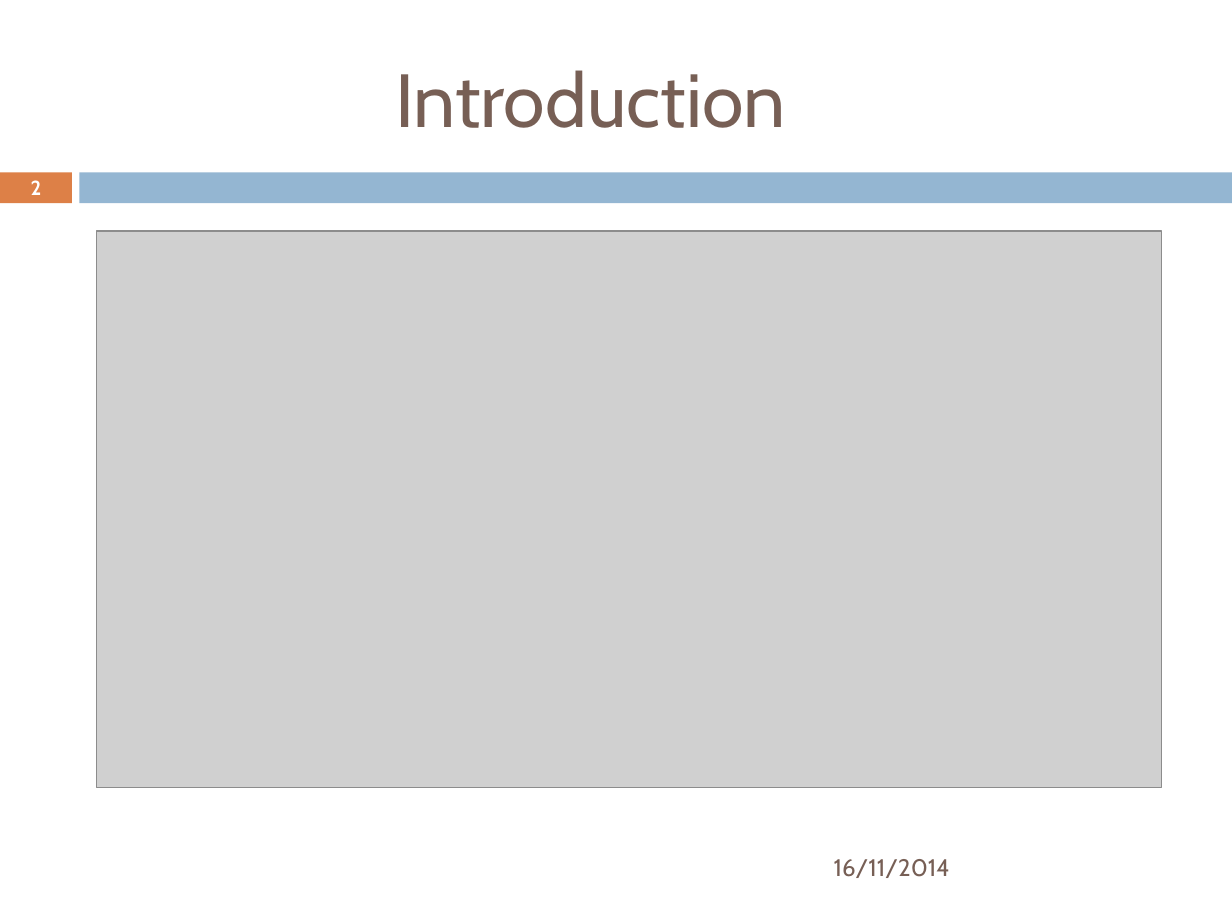
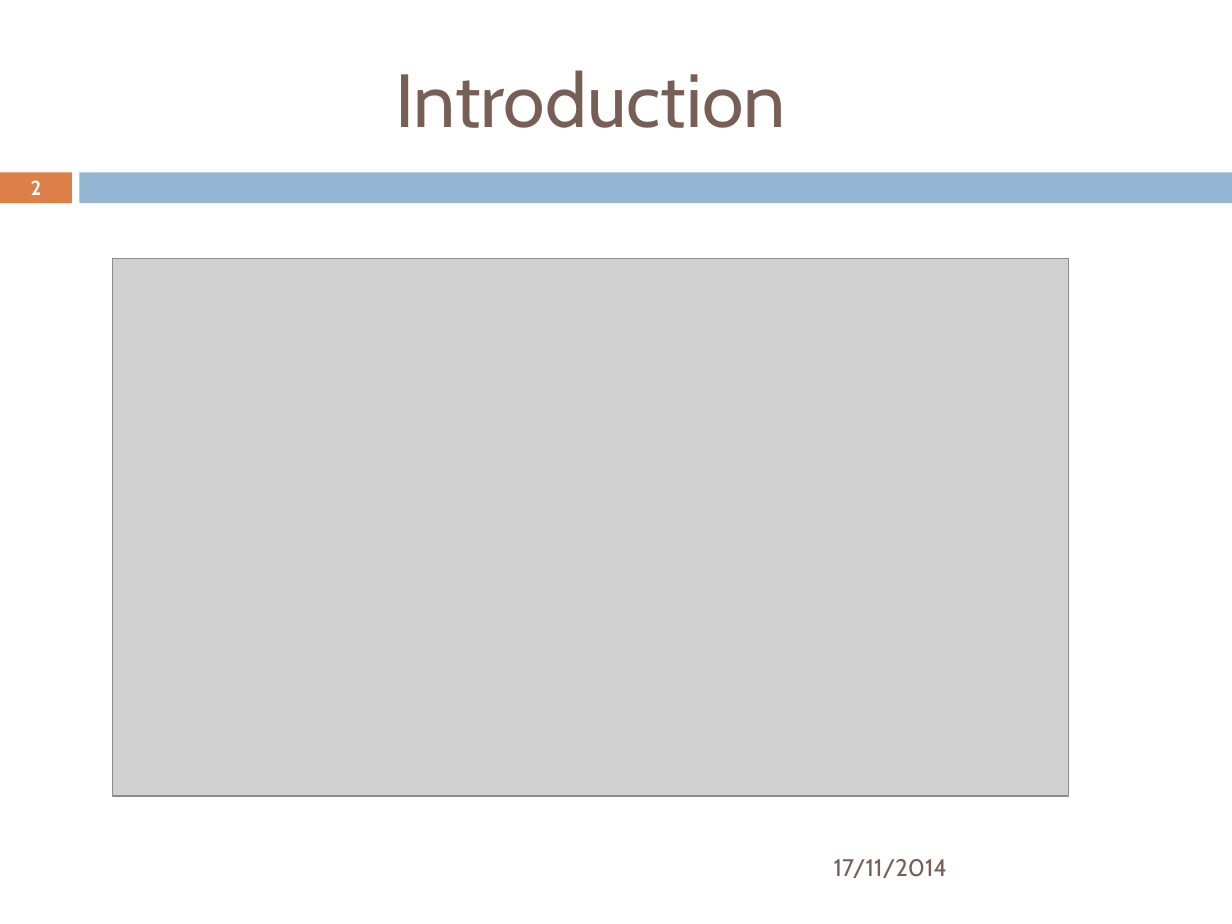
Before and after one commit to anouarattn/DIY-IoT-PresentationEnset-17-11-2014, a slide deck: slide 3 of IoT-VersionFinal-ELHAYDOUNI_Othman (2).pptx. Drawn at 1232x924 pixels with LibreOffice and Linux fonts; fonts in the diff are those of the drawing; grey boxes stand for pictures. Boxes give left, top, right and bottom in pixels: in the first picture for what was removed or moved away, otherwise in the second. Text is boxed around its words. In the diff, an @@ line names an element or a change of style, - is before the commit and + after.

```diff
--- a/IoT-VersionFinal-ELHAYDOUNI_Othman (2).pptx
+++ b/IoT-VersionFinal-ELHAYDOUNI_Othman (2).pptx
@@ picture: place and size @@
-picture at <box>96,230,1162,787</box>
+picture at <box>113,259,1069,797</box>
@@ text at <box>834,859,947,878</box>: text changed @@
-16/11/2014
+17/11/2014
```
Also in this commit, not shown: 17 other slides changed, 5 slides added, 2 slides removed.
